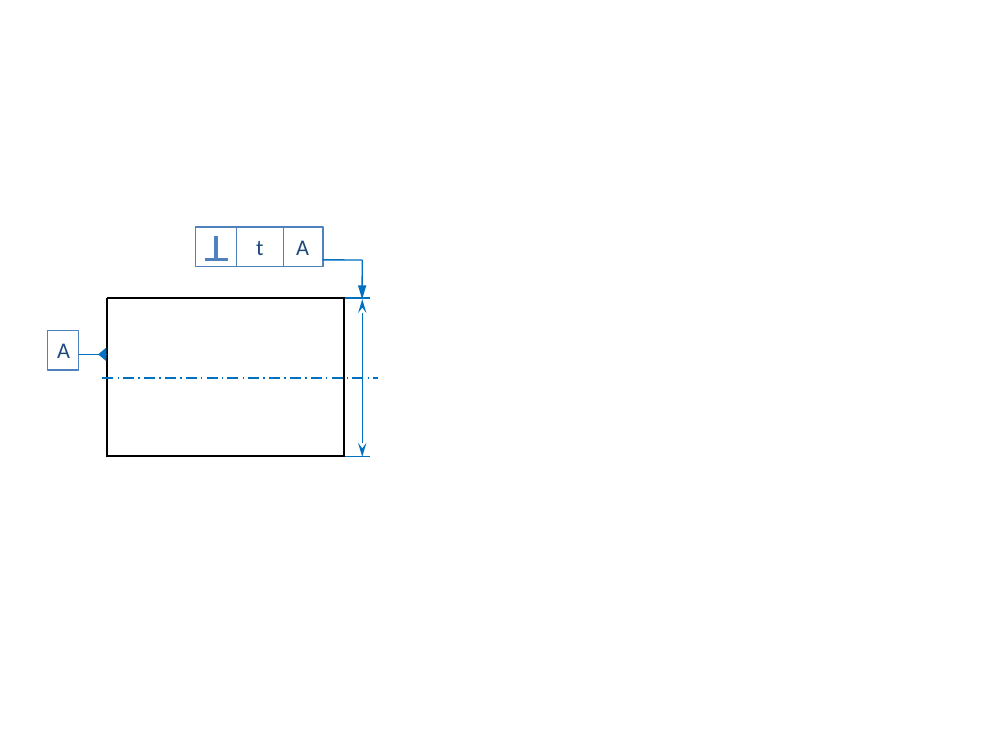
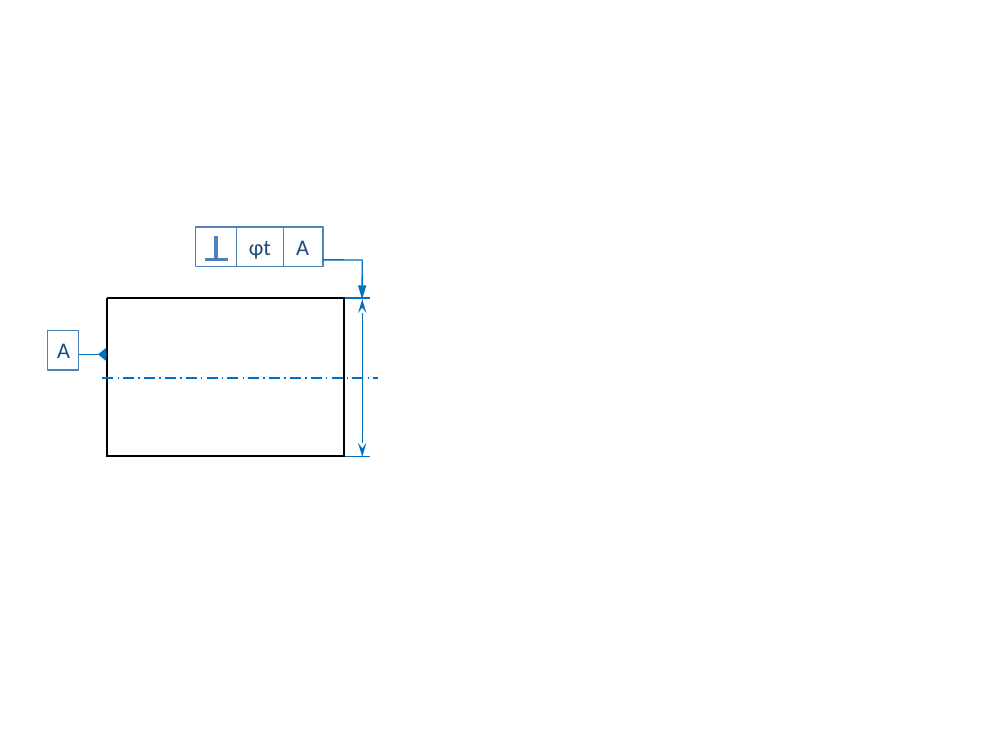
Before and after one commit to xpessoles/07_Etude_Systemes_Mecaniques_Analyser_Concevoir_Realiser, a slide deck: slide 30 of Realiser/04_SpecificationGeometrique/Cours/Word_2015/Figures.pptx. Drawn at 1008x756 pixels with LibreOffice and Linux fonts; fonts in the diff are those of the drawing. Boxes give left, top, right and bottom in pixels: in the first picture for what was removed or moved away, otherwise in the second. Text is boxed around its words. In the diff, an @@ line names an element or a change of style, - is before the commit and + after.

```diff
--- a/Realiser/04_SpecificationGeometrique/Cours/Word_2015/Figures.pptx
+++ b/Realiser/04_SpecificationGeometrique/Cours/Word_2015/Figures.pptx
@@ text at (x1=249, y1=241, x2=271, y2=259): text changed @@
-t
+φt
```
Also in this commit, not shown: 2 other slides changed, 2 other files.
